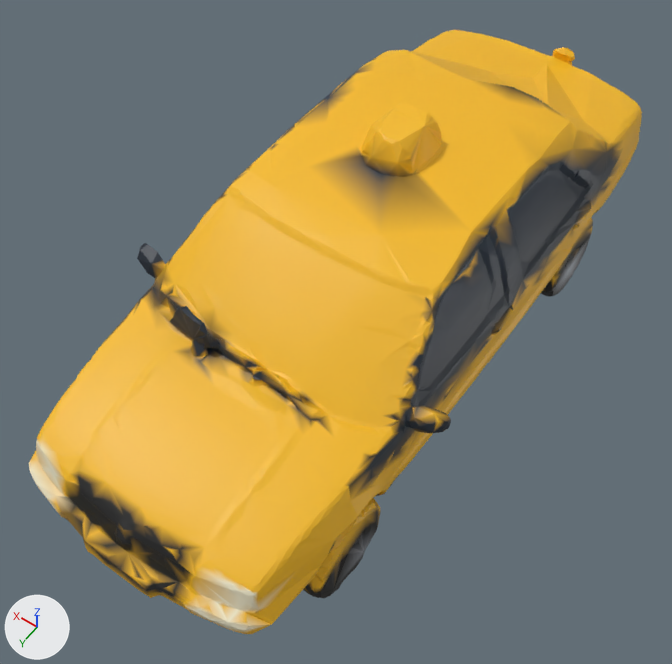
The glTF model scripts/assets/models/vehicles/taxi_lod1.glb: old version first, new version second.
The view is the same before and after, from a camera (50 mm lens) standing at (-87.6, 139.4, 218.6) and looking at (0.7, 15.8, 24.3). Lighting does not change. The marker at lower left points along +X, +Y and +Z. The older version comes first. Where no turn or scale is listed for an object, it has been applied to the vertices. Vertices at exactly the same position are counted once.

In view in the first picture: 'geometry_0'.
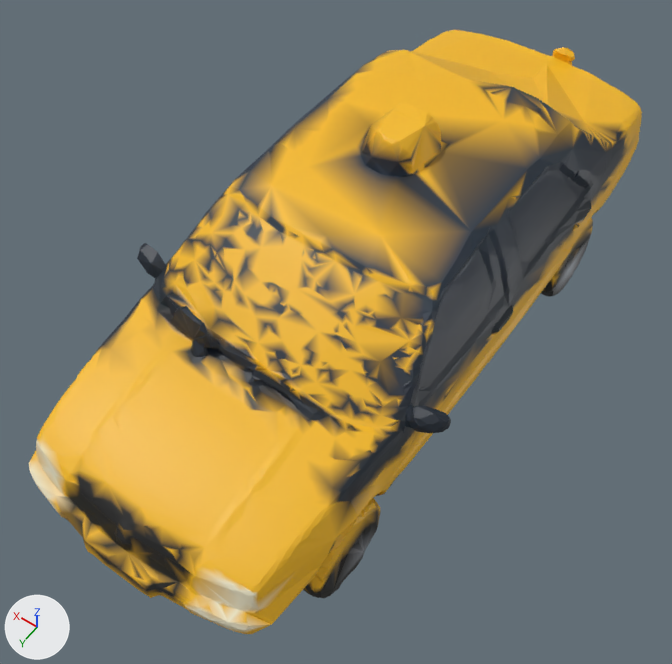
Boxes [x1, y1, x2, y2] around the edits, measured in the pictures (672 x 664 px):
part 1 of me_geometry_0, recoloured: [92, 50, 634, 534] in both
part 2 of me_geometry_0, recoloured: [93, 50, 628, 506] in both
part 3 of me_geometry_0, recoloured: [104, 77, 624, 501] in both
part 4 of me_geometry_0, recoloured: [95, 58, 624, 501] in both
part 5 of me_geometry_0, recoloured: [146, 78, 617, 485] in both

Diff of the bpy script that builds the scene:
```diff
--- a/scripts/assets/models/vehicles/taxi_lod1.glb.py
+++ b/scripts/assets/models/vehicles/taxi_lod1.glb.py
@@ me_geometry_0 @@
 me_geometry_0.from_pydata(...)  # 8735 vertices, 17527 faces; spans x -44.0..48.0, y -102.0..98.0, z -1.0..74.0
 # used by ob_geometry_0; location = (0.0, 0.0, 0.0)
+# me_geometry_0 part 1: 760 faces centred in x -37.0..41.0, y -88.0..66.0, z 30.0..72.0 are repainted in the vertex colours; the middle colour goes from yellow #f3b91c to dark cyan #222e32
+# me_geometry_0 part 2: 572 faces centred in x -38.0..41.0, y -80.0..64.0, z 34.0..70.0 are repainted in the vertex colours; the middle colour goes from yellow #f3b91c to dark blue #222e35
+# me_geometry_0 part 3: 400 faces centred in x -43.0..41.0, y -73.0..60.0, z 35.0..67.0 are repainted in the vertex colours; the middle colour goes from yellow #a37d1c to dark blue #1c2632
+# me_geometry_0 part 4: 329 faces centred in x -43.0..41.0, y -77.0..63.0, z 36.0..69.0 are repainted in the vertex colours; the middle colour goes from yellow #f3b91c to dark blue #1c2a32
+# me_geometry_0 part 5: 449 faces centred in x -43.0..48.0, y -71.0..59.0, z 37.0..65.0 are repainted in the vertex colours; the middle colour goes from dark grey #26322e to dark blue #1c262e
 me_geometry_0.materials.append(mat_geometry_0)
```
